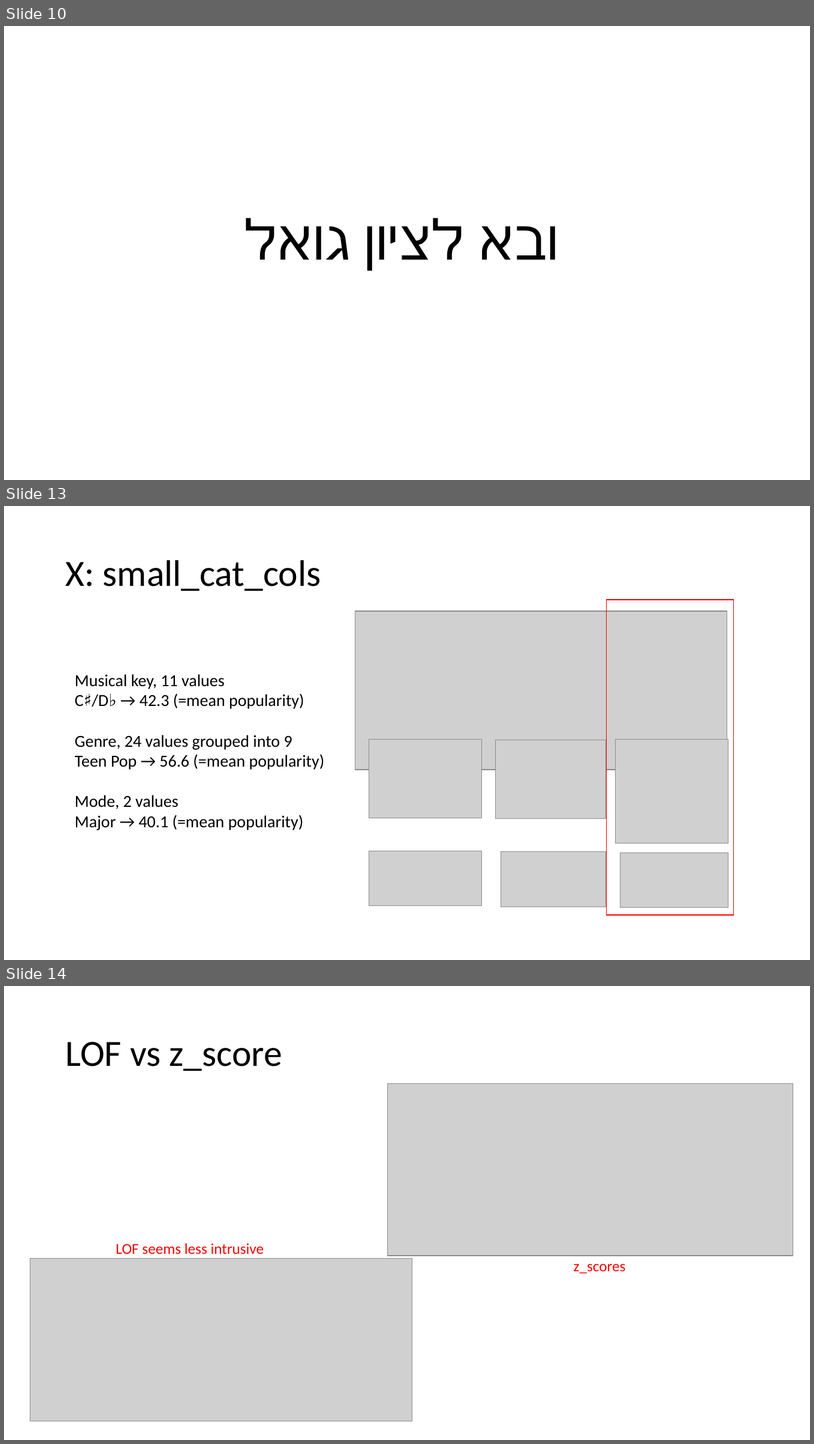
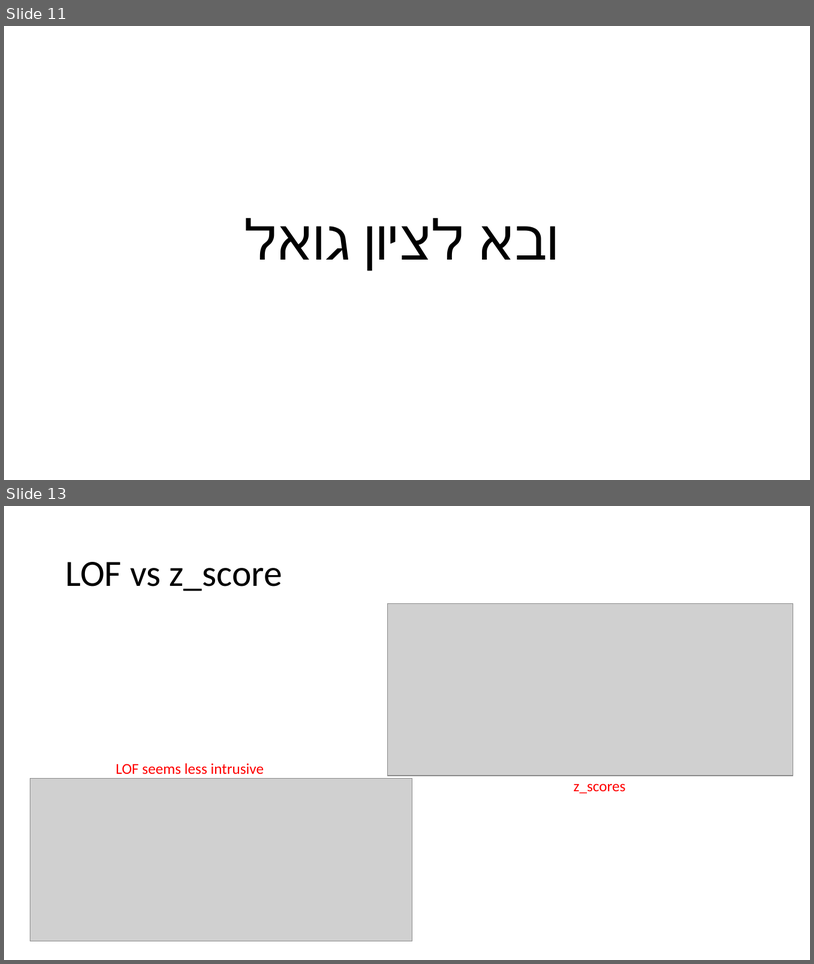
Before and after one commit to GuyRayOv/Spotify, a slide deck: data/Project Presentation.pptx. Shown one above the other, each under a label of ours: slides 10, 13 and 14 before the commit, slides 11 and 13 after it; the slides between them are not shown. The pictures are 814x1444 and 814x964 pixels, drawn with LibreOffice and Linux fonts; fonts in the diff are those of the drawing; grey boxes stand for pictures. Boxes give left, top, right and bottom in pixels: in the first picture for what was removed or moved away, otherwise in the second. Text is boxed around its words. In the diff, an @@ line names an element or a change of style, - is before the commit and + after.

```diff
--- a/data/Project Presentation.pptx
+++ b/data/Project Presentation.pptx
@@ slide 13 removed at [4,506,810,960], background #FFFFFF @@
@@ title removed at [65,560,321,591] @@
-X: small_cat_cols
@@ picture removed at [356,611,728,770] @@
@@ rectangle removed at [607,600,734,915] @@
@@ text removed at [75,674,325,830] @@
-Musical key, 11 values
-C♯/D♭ → 42.3 (=mean popularity)
-Genre, 24 values grouped into 9
-Teen Pop → 56.6 (=mean popularity)
-Mode, 2 values
-Major → 40.1 (=mean popularity)
@@ picture removed at [369,739,482,817] @@
@@ picture removed at [616,739,729,843] @@
@@ picture removed at [496,740,606,819] @@
@@ picture removed at [369,851,482,905] @@
@@ picture removed at [501,852,606,906] @@
@@ picture removed at [621,853,729,907] @@
@@ what was slide 10 is now slide 11 @@
@@ what was slide 14 is now slide 13 @@
```
Also in this commit, not shown: 7 slides changed, 7 other slides removed.
